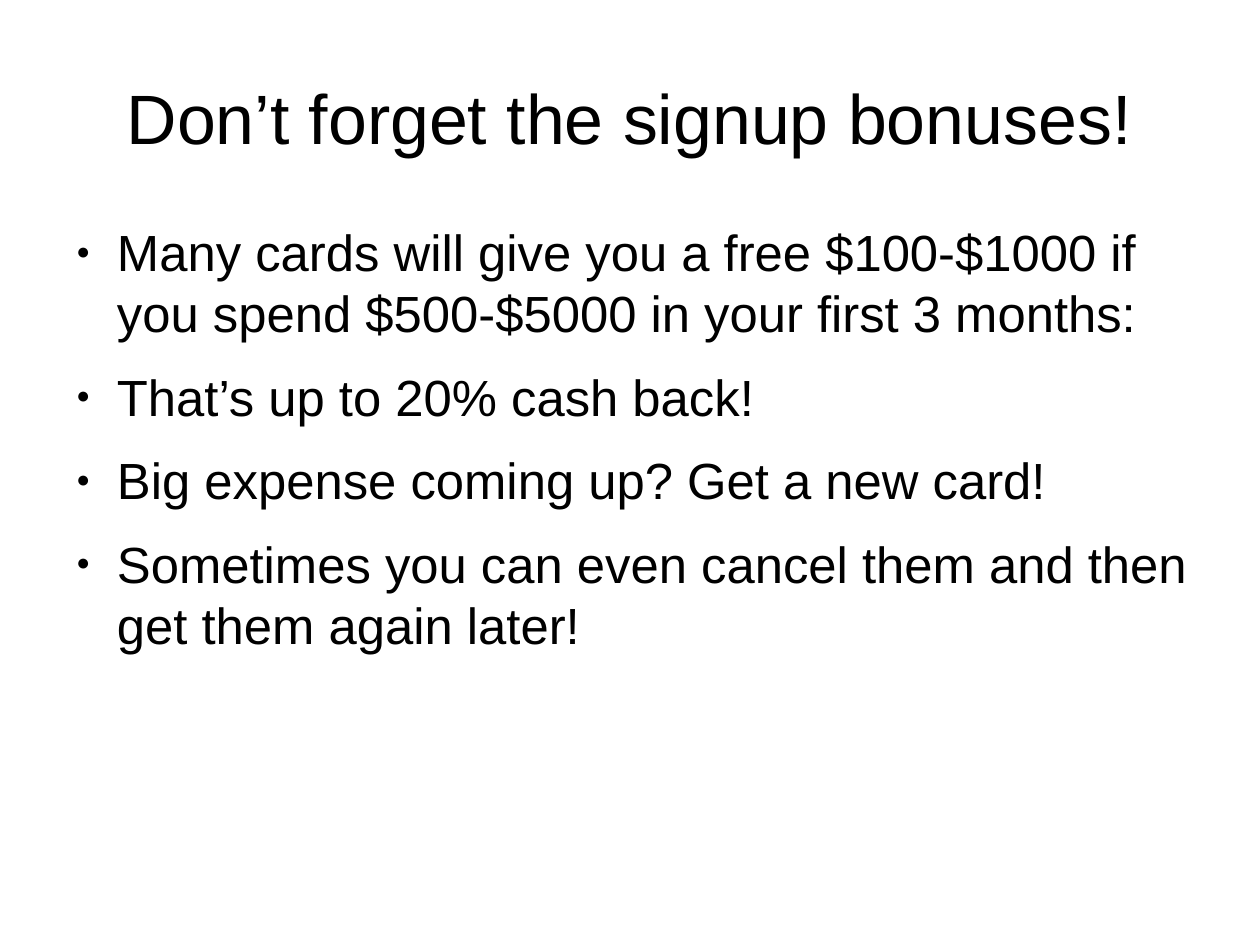
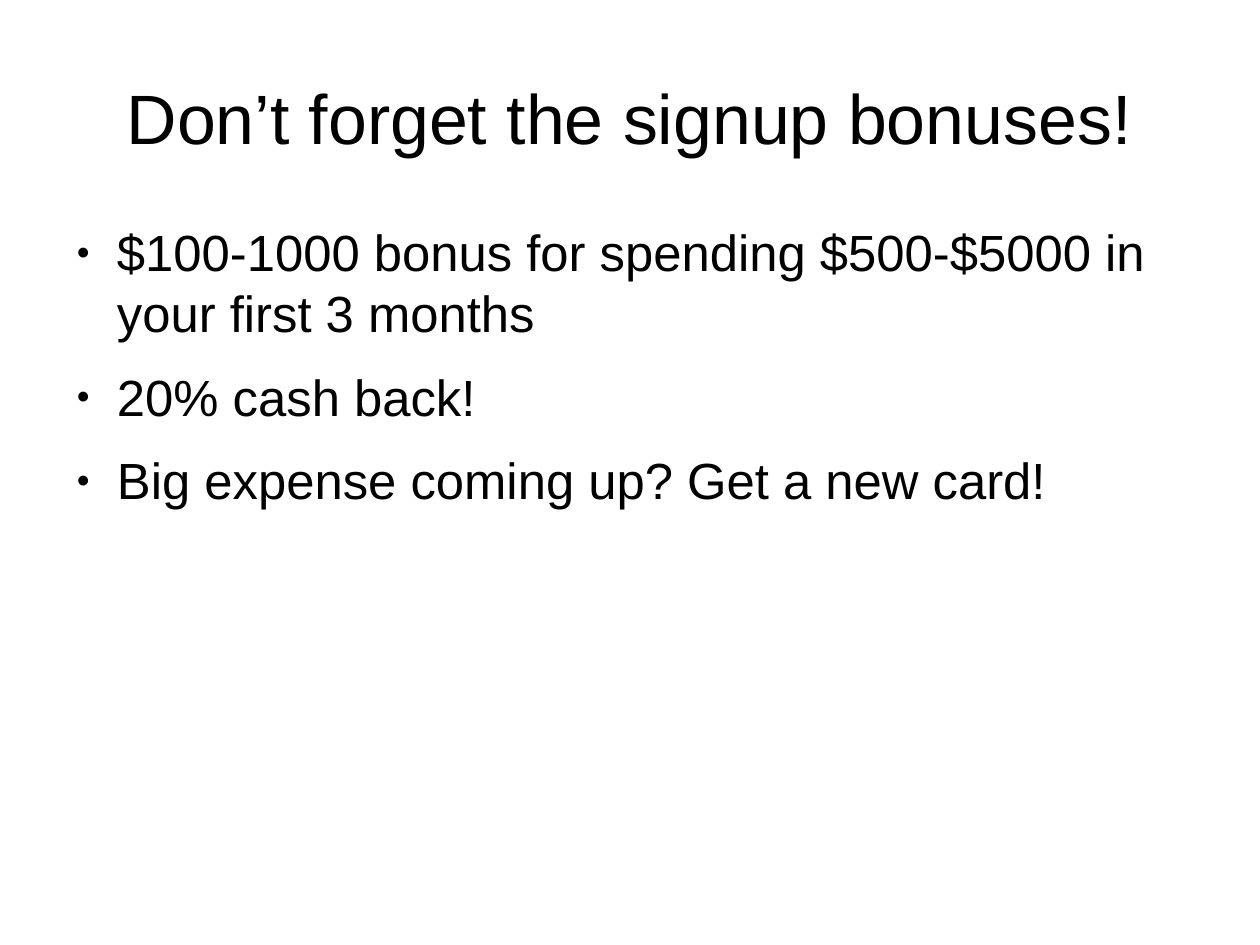
Before and after one commit to rettigs/presentations, a slide deck: slide 90 of finance_talk.odp (slide 99 before the commit). Drawn at 1260x945 pixels with LibreOffice and Linux fonts; fonts in the diff are those of the drawing. Boxes give left, top, right and bottom in pixels: in the first picture for what was removed or moved away, otherwise in the second. Text is boxed around its words. In the diff, an @@ line names an element or a change of style, - is before the commit and + after.

```diff
--- a/finance_talk.odp
+++ b/finance_talk.odp
@@ text at (x1=117, y1=233, x2=1145, y2=417): text changed @@
-● Many cards will give you a free $100-$1000 if you spend $500-$5000 in your first 3 months:
-● That’s up to 20% cash back!
+● $100-1000 bonus for spending $500-$5000 in your first 3 months
+● 20% cash back!
@@ text at (x1=117, y1=546, x2=1187, y2=654): paragraph removed @@
-● Sometimes you can even cancel them and then get them again later!
```
Also in this commit, not shown: 50 other slides changed, 8 slides added, 9 slides removed.
